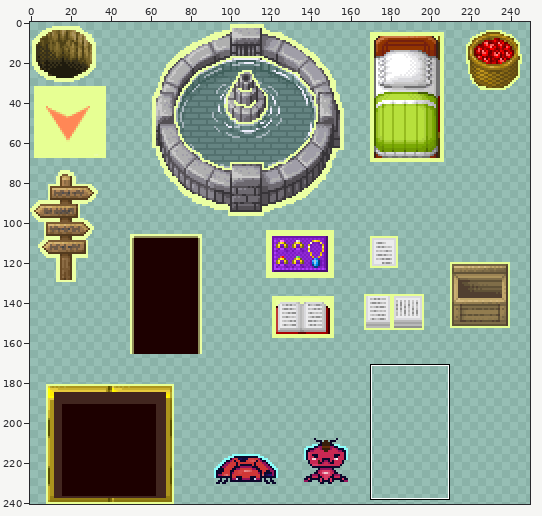
File history of a sprite sheet, assets/interactable.png. Above, an overview of the earlier version with the close-up marked.
Close-up. Before the edit:
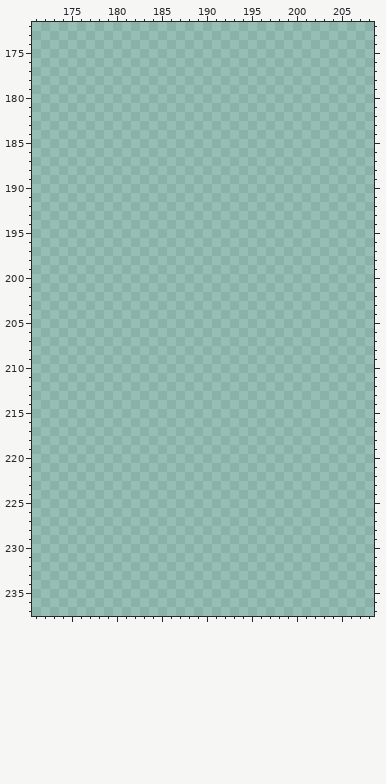
The file is 251x241 pixels. Colours within 5 levels of each other are drawn and written as one. Shown: x 171..208, y 172..237. The wide view leaves out empty margins. The commit also changed other parts of the picture, which this record leaves out.
And afterwards:
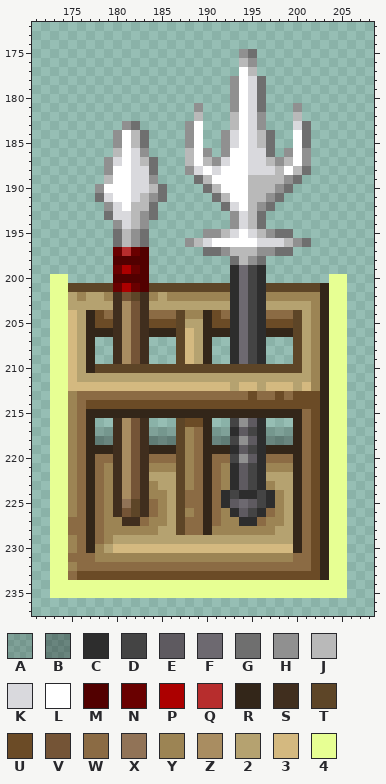
Palette (. is transparent): A #00000027  B #0000004d  C #2d2d2d  D #444444  E #5e5a60  F #6d6970  G #6f6f6f  H #909090  J #b9b9b9  K #d9d9dd  L #ffffff  M #520000  N #690000  P #ac0000  Q #b72d2d  R #332619  S #402e1e  T #5d4527  U #6b4b26  V #745436  W #8b6b44  X #917357  Y #9c8454  Z #a98d61  2 #b5a270  3 #d4b980  4 #e7ff93
The edit:
Changed rows in their new state; - is an unchanged pixel.
first column x 173:
175 ---------------------HG----------
176 ---------------------JH----------
177 ---------------------LJ----------
178 --------------------HLKG---------
179 --------------------HLKG---------
180 --------------------HLKG---------
181 ----------------H---HLKG---H-----
182 ----------------J---JLKH---J-----
183 --------HG-----HL---JLKH---KG----
184 -------HLJG----HL--HKLKJG--LG----
185 -------HLJG----HL--HKLKJG--LG----
186 -------JLKH----JLH-HLLKKG-HLH----
187 ------HKLKJG---JLJHKLLKKJHJLH----
188 ------HLLKKG---HKLKLLLKKKJLJG----
189 ------JLLKKH----GJLLLLJJJJHG-----
190 -----HLLLKKJG----GJLLLJJJHG------
191 -----GKLLKJHG-----GJLLJJHG-------
192 ------HKLJJG-------GKLJHG--------
193 ------GKKJHG--------HKJG---------
194 -------HKJH---------HKJG---------
195 -------GJHG------HHJKLKJHGG------
196 -------GJHG----HJKLLLLLKKKJHG----
197 -------NQNM------GGHJJJHHGG------
198 -------MMMM---------GJHG---------
199 -------NPNM---------CFDC---------
200 44-----MMMM---------CFDC-------44
201 44TTTTTNPNMTTTTTTTTTCFDCTTTTTTR44
202 442Y22YSVTSY2YYYYYYYCFDCYYYYYYR44
203 4422222SZVS222222222CFDC22222YR44
204 4432RUWSZVSWWWTYYRUWCFDCWWWT2YR44
205 4432RUUSZVSUUUT22RUUCFDCUUUT2YR44
206 4432RRRSZVSRRRT32RRRCFDCRRRT2YR44
207 4432R--SZVS---T32R--CFDC---T2YR44
208 4432R--SZVS---T32R--CFDC---T2YR44
209 4432R--SZVS---T32R--CFDC---T2YR44
210 4432RTTTTTTTTTTTTTTTTTTTTTTT2YR44
211 44322222222222222222222222222YR44
212 44333333333333333333233233323YR44
213 44YWWWWWWWWWWWWWWWWWWWUWWUWUUUR44
214 44YWUUUUUUUUUUUUUUUUUUUUUUUUUUR44
215 44YWRRRRRRRRRRRRRRRRRRRRRRRRWUR44
216 44YWR--SZVS---TUUR--DHEC---RWUR44
217 44YWRAASZVSAAATYWRAACEDCAAARWUR44
218 44YWRBBSZVSBBBTYWRBBDHECBBBRWUR44
219 44YWRRRSZVSRRRTYWRRRCEDCRRRRWUR44
220 44YWRWWSZVSWWWTYWRWWDHECWWWRWUR44
221 44YWRWYSZVSYYYTYWRWYCEDCYYYRWUR44
222 44YWRWYSZVS222TYWRWYCEDC222RWUR44
223 44YWRWYSZVSY22TYWRWYCEDCY22RWUR44
224 44YWRWYSZVSYY2TWWRWCDCCDCY2RWUR44
225 44YWRWYSXTSWY2TWWRWCEFEDCY2RWUR44
226 44YWRWYSVTSWY2TYWRWYCEDCWY2RWUR44
227 44WWRWYYSSWYY2TWWRWYYCCWYY2RWUR44
228 44WWRWYYYYYY22TWWRYYYYYYY22RWUR44
229 44YWRWY22222222222222222222RWUR44
230 44YWRY233333333333333333333RWUR44
231 44WWWYYYYYYYYYYYYYYYYYYYYYYWWUR44
232 44YWWWWWWWWWWWWWWWWWWWWWWWWWWUR44
233 44WUUUUUUUUUUUUUUUUUUUUUUUUUUUR44
234 444444444444444444444444444444444
235 444444444444444444444444444444444
Where, in picture pixels (left, top, right, bottom), the same in both close-ups:
added: (50, 49, 347, 598)
